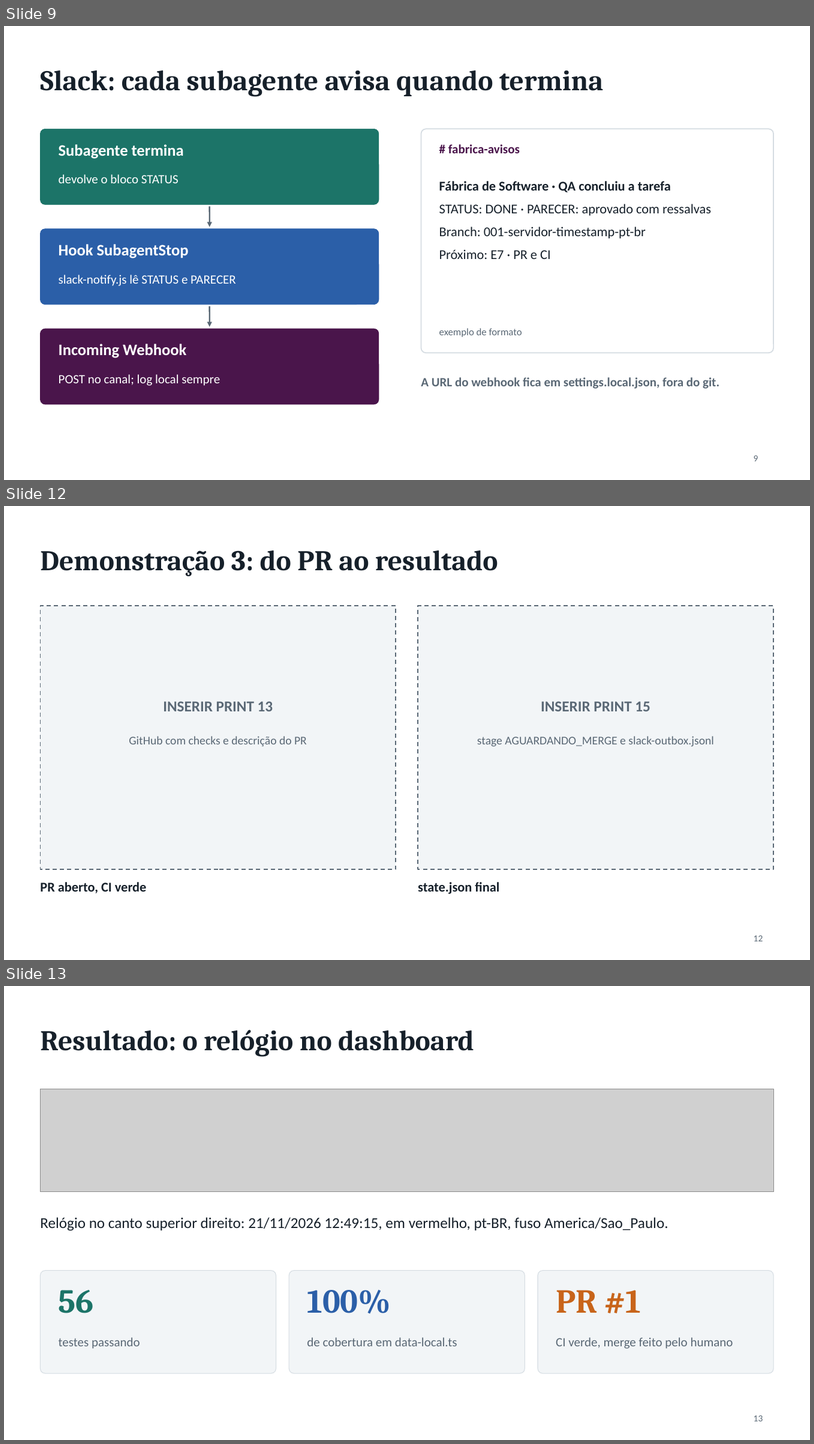
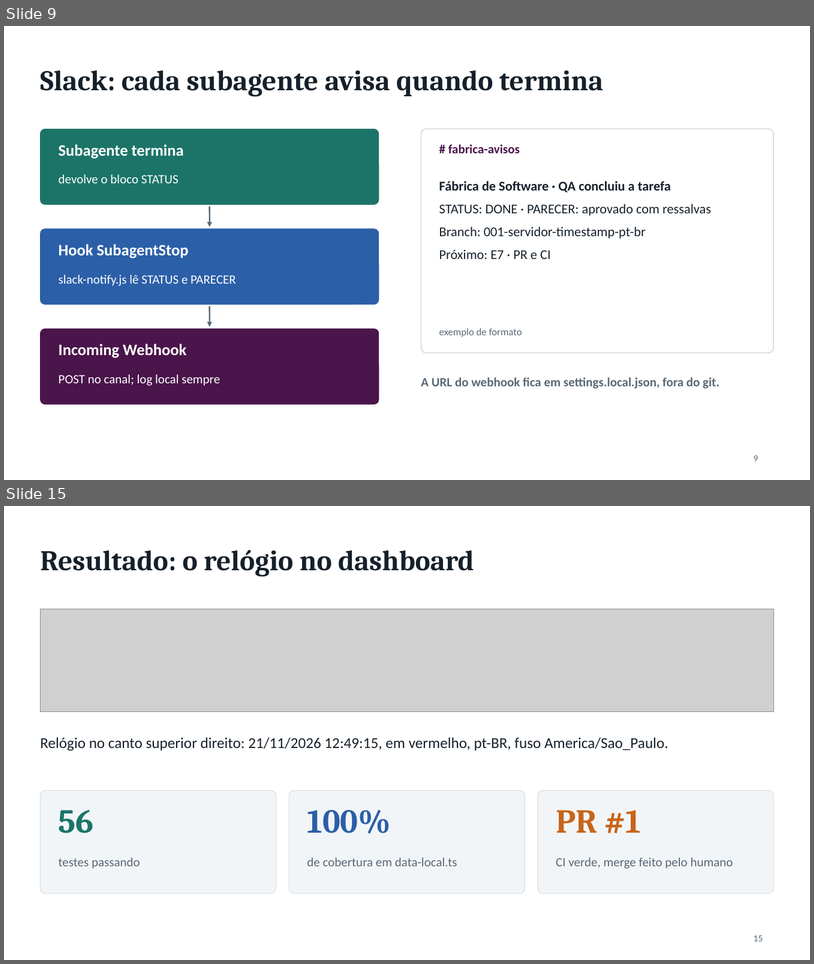
Before and after one commit to liviagomes30/fabrica-petcontrol, a slide deck: docs/fabrica/apresentacao-fabrica-claude-code.pptx. Shown one above the other, each under a label of ours: slides 9, 12 and 13 before the commit, slides 9 and 15 after it; the slides between them are not shown. The pictures are 814x1444 and 814x964 pixels, drawn with LibreOffice and Linux fonts; fonts in the diff are those of the drawing; grey boxes stand for pictures. Boxes give left, top, right and bottom in pixels: in the first picture for what was removed or moved away, otherwise in the second. Text is boxed around its words. In the diff, an @@ line names an element or a change of style, - is before the commit and + after.

```diff
--- a/docs/fabrica/apresentacao-fabrica-claude-code.pptx
+++ b/docs/fabrica/apresentacao-fabrica-claude-code.pptx
@@ slide 12 removed at [4,506,810,960], background #FFFFFF @@
@@ title removed at [40,550,498,576] @@
-Demonstração 3: do PR ao resultado
@@ rectangle removed at [40,606,396,869] @@
@@ rectangle removed at [419,606,774,869] @@
@@ text removed at [163,701,273,711] @@
-INSERIR PRINT 13
@@ text removed at [541,701,651,711] @@
-INSERIR PRINT 15
@@ text removed at [129,736,307,746] @@
-GitHub com checks e descrição do PR
@@ text removed at [477,736,714,747] @@
-stage AGUARDANDO_MERGE e slack-outbox.jsonl
@@ text removed at [40,882,146,893] @@
-PR aberto, CI verde
@@ text removed at [418,882,500,894] @@
-state.json final
@@ page number removed at [754,935,764,941] @@
-12
@@ what was slide 13 is now slide 15 @@
@@ page number at [754,935,764,941]: text changed @@
-13
+15
```
Also in this commit, not shown: 1 slide changed, 5 slides added, 1 other slide removed, 9 other files.
